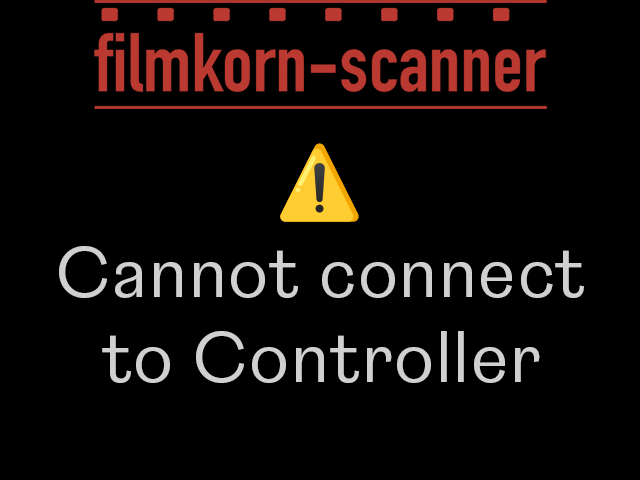
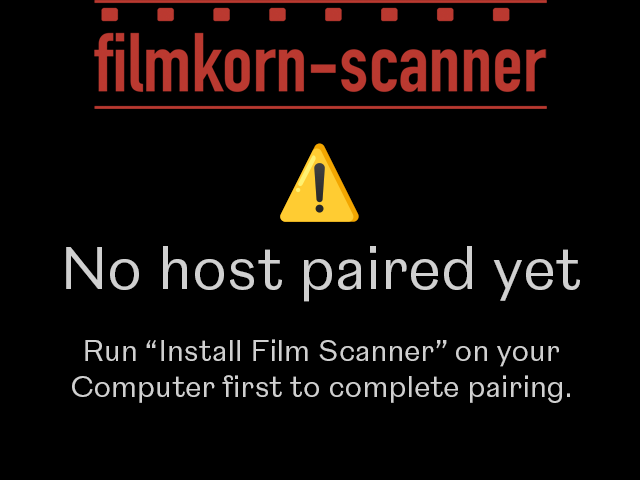
Before/after of a 640 × 480 layered artwork. What changed in the layer stack:
added layer "No host paired yet Run “Install Film Scanner” on your Computer" above "Not a USB3 Drive The connected Drive is not a USB3 drive or co" over left=66, top=246, right=580, bottom=403
hid "Cannot connect to Controller" over left=59, top=246, right=584, bottom=383